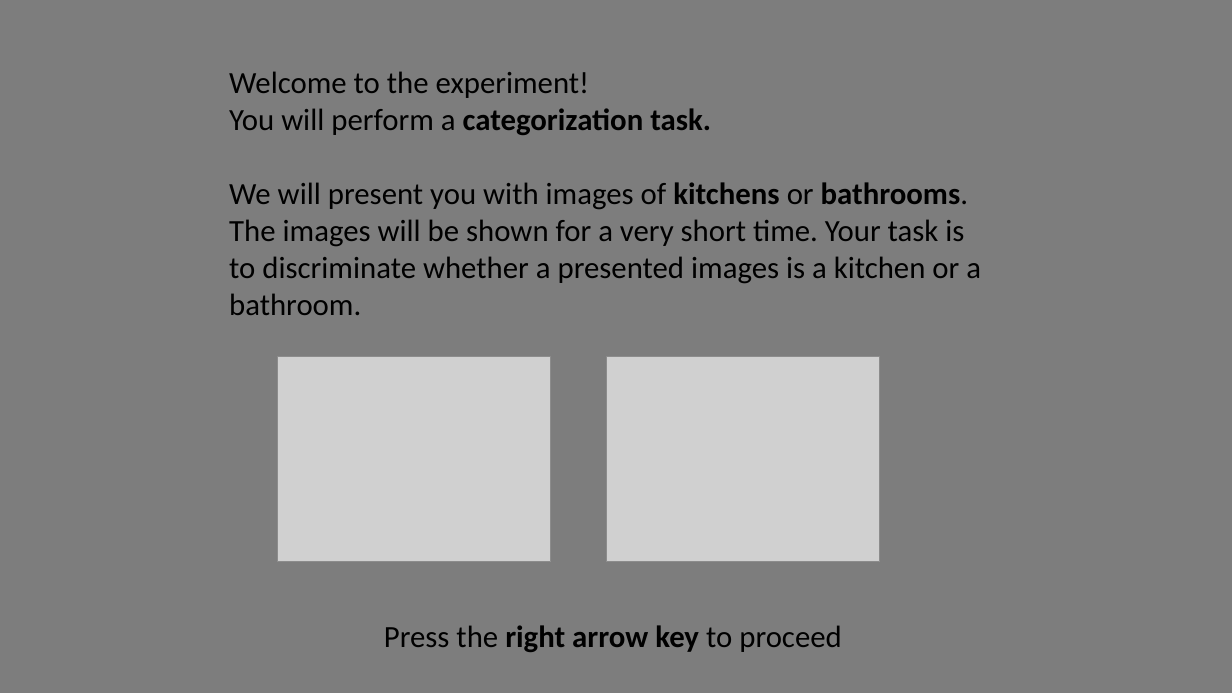
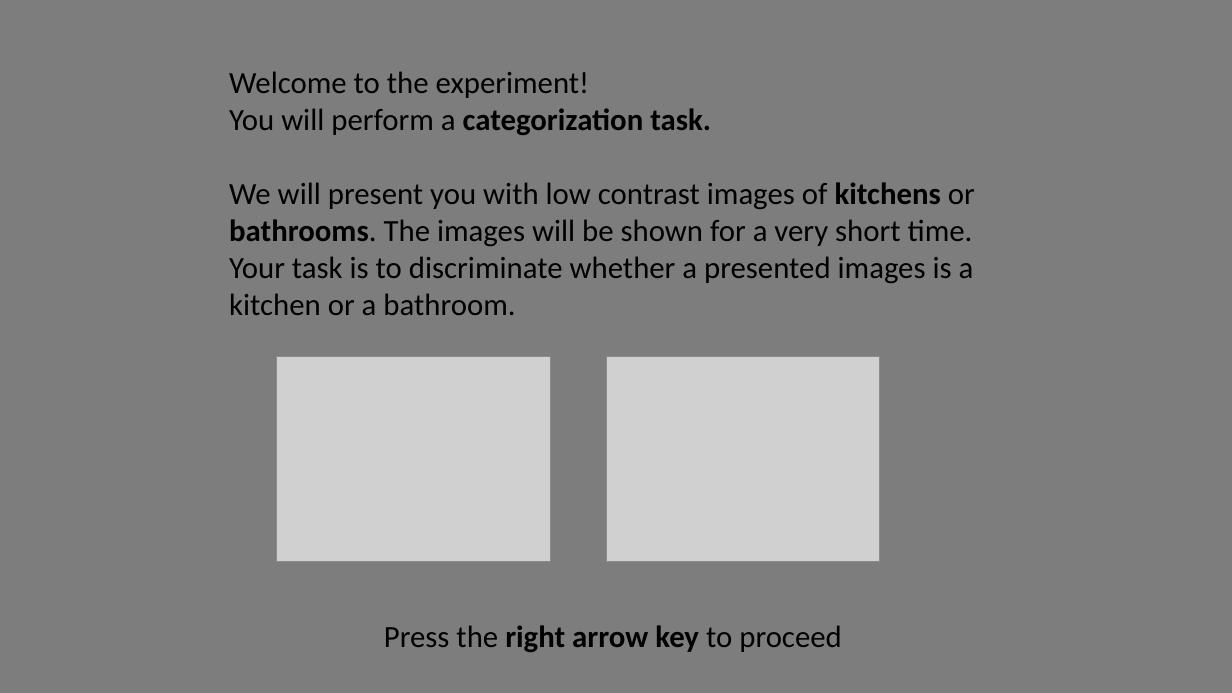
Before and after one commit to michaengeser/pep_wp4, a slide deck: slide 1 of instructions/Instructions.pptx. Drawn at 1232x693 pixels with LibreOffice and Linux fonts; fonts in the diff are those of the drawing; grey boxes stand for pictures. Boxes give left, top, right and bottom in pixels: in the first picture for what was removed or moved away, otherwise in the second. Text is boxed around its words. In the diff, an @@ line names an element or a change of style, - is before the commit and + after.

```diff
--- a/instructions/Instructions.pptx
+++ b/instructions/Instructions.pptx
@@ text at box(229, 182, 975, 315): text changed @@
-We will present you with images of kitchens or bathrooms. The images will be shown for a very short time. Your task is to discriminate whether a presented images is a kitchen or a bathroom.
+We will present you with low contrast images of kitchens or bathrooms. The images will be shown for a very short time. Your task is to discriminate whether a presented images is a kitchen or a bathroom.
```
Also in this commit, not shown: 3 other slides changed, 4 other files.
